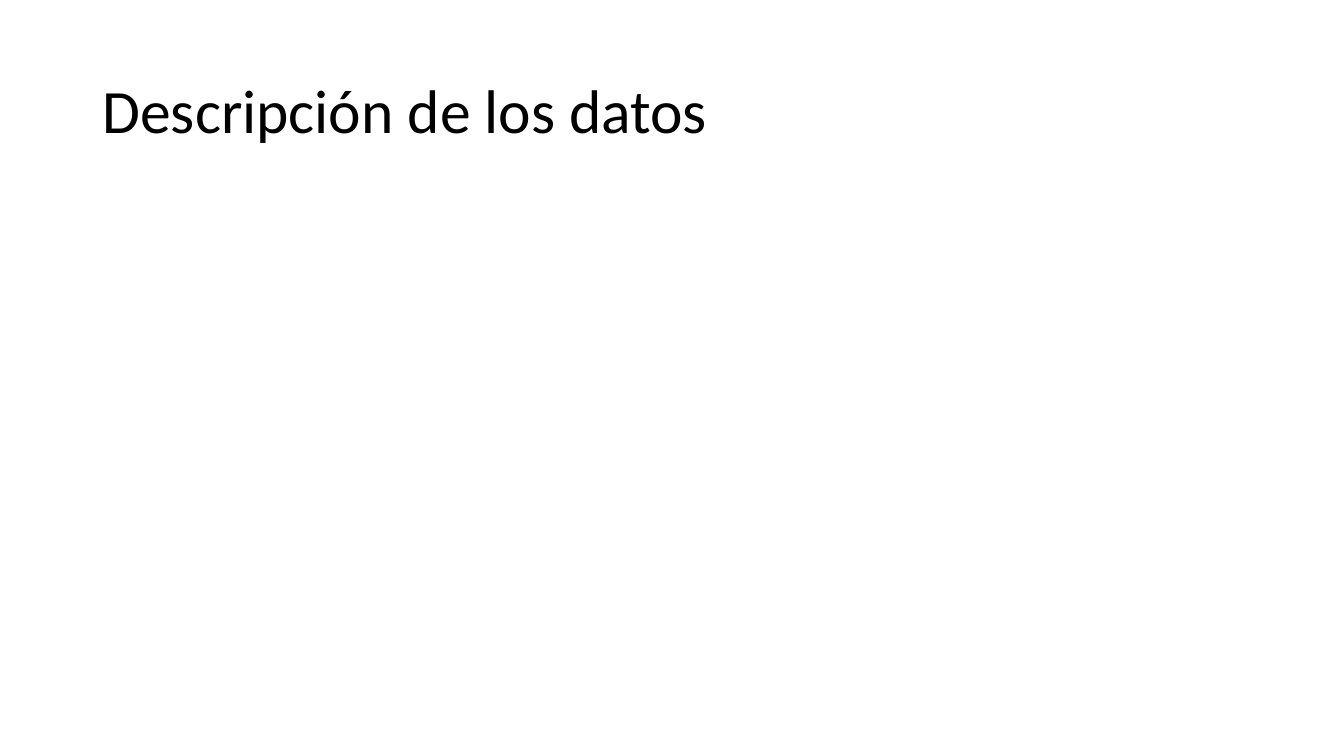
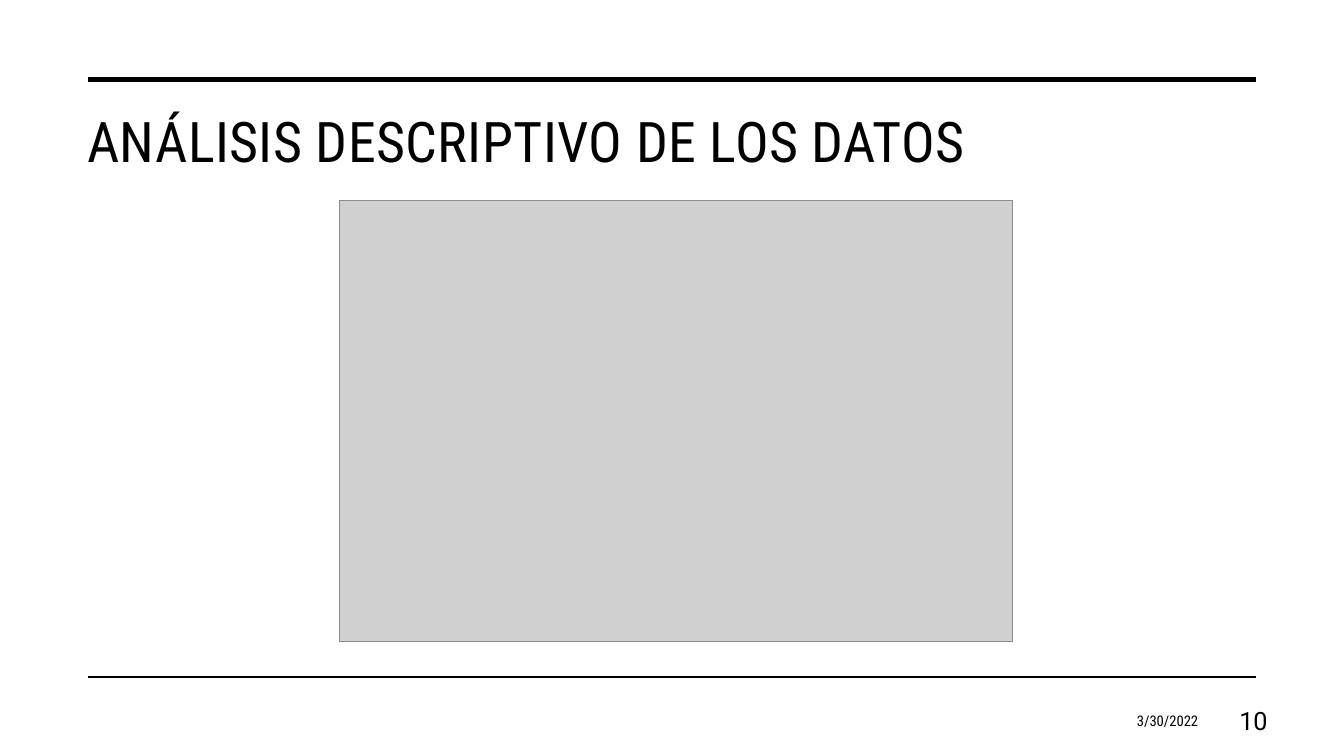
Before and after one commit to juanagsolano/content_based_filtering, a slide deck: slide 10 of report_files/Presentación del proyecto.pptx. Drawn at 1344x756 pixels with LibreOffice and Linux fonts; fonts in the diff are those of the drawing; grey boxes stand for pictures; background and template pictures are left out. Boxes give left, top, right and bottom in pixels: in the first picture for what was removed or moved away, otherwise in the second. Text is boxed around its words. In the diff, an @@ line names an element or a change of style, - is before the commit and + after.

```diff
--- a/report_files/Presentación del proyecto.pptx
+++ b/report_files/Presentación del proyecto.pptx
@@ line added from (89, 80) to (1256, 80), #000000 3.5 pt @@
@@ title "ANÁLISIS DESCRIPTIVO DE LOS DATOS" at bbox=[87, 111, 965, 163]: vertical alignment middle to top @@
@@ title at bbox=[87, 111, 965, 163]: text changed; size 44 to 40 pt; font Calibri to Roboto Condensed @@
-Descripción de los datos
+ANÁLISIS DESCRIPTIVO DE LOS DATOS
@@ picture added at bbox=[340, 201, 1013, 641] @@
@@ line added from (89, 678) to (1256, 678), #000000 1 pt @@
@@ text added at bbox=[1137, 715, 1198, 727], 10.5 pt, text #000000 @@
+3/30/2022
@@ page number added at bbox=[1239, 712, 1267, 731], 18 pt, text #000000 @@
+10
```
Also in this commit, not shown: 12 other slides changed, 7 slides added, 5 slides removed, 2 other files.
